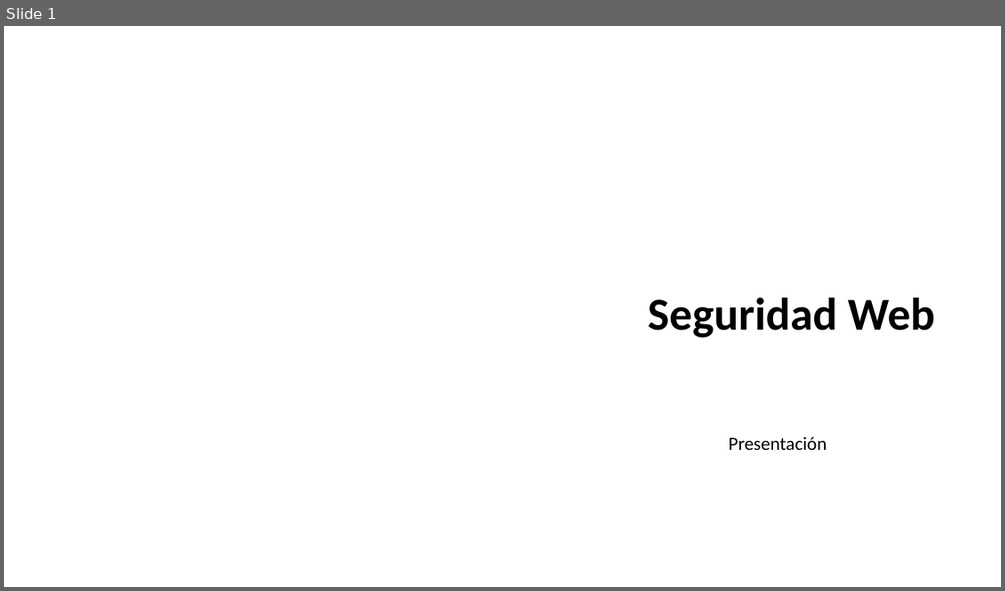
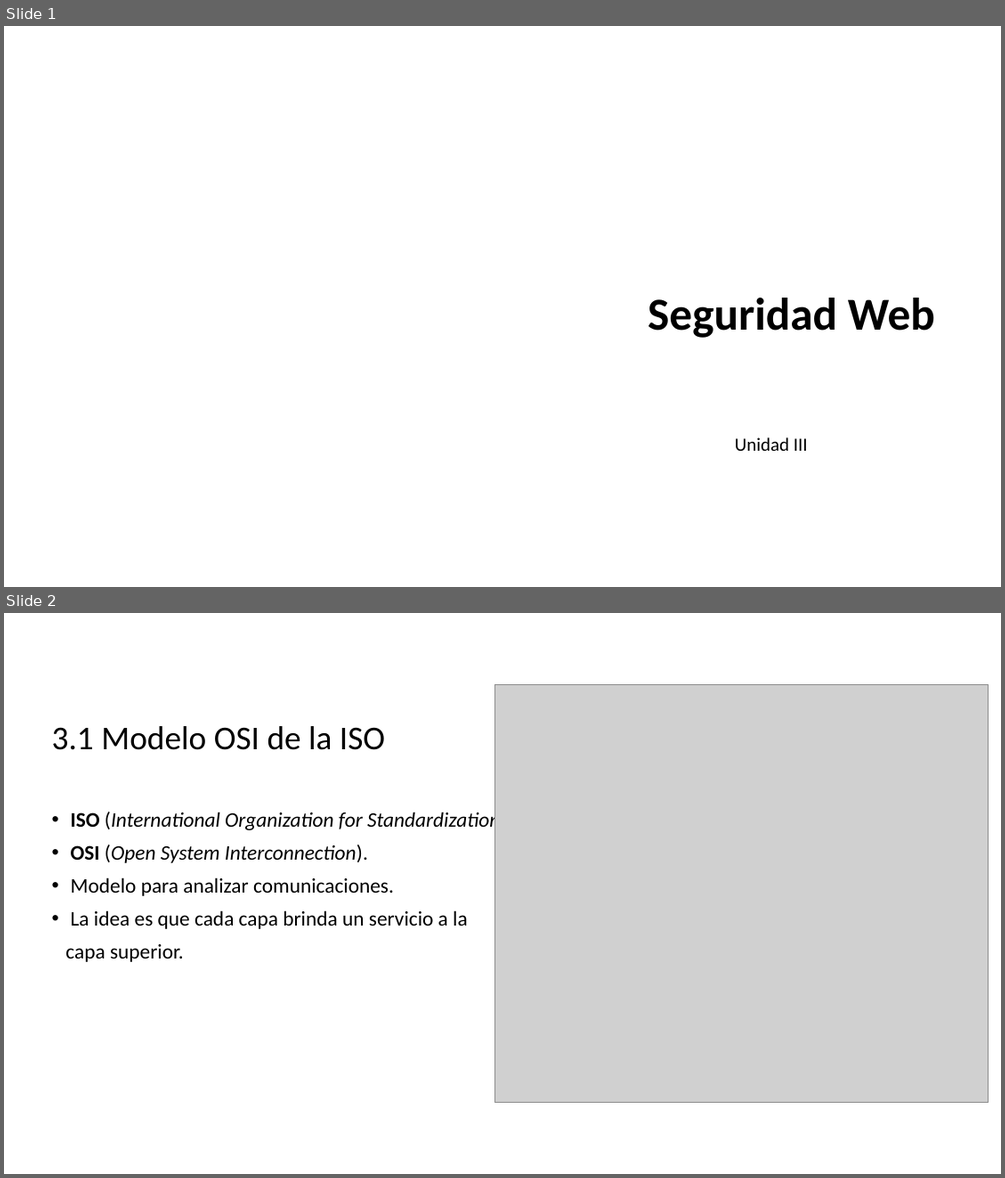
Before and after one commit to dcevallossalas/ITQ, a slide deck: Clases/Unidad3.pptx. Shown one above the other, each under a label of ours: slide 1 before the commit, slides 1 and 2 after it. The pictures are 1005x591 and 1005x1178 pixels, drawn with LibreOffice and Linux fonts; fonts in the diff are those of the drawing; grey boxes stand for pictures; background and template pictures are left out. Boxes give left, top, right and bottom in pixels: in the first picture for what was removed or moved away, otherwise in the second. Text is boxed around its words. In the diff, an @@ line names an element or a change of style, - is before the commit and + after.

Commit message:
Unidad 3
Unidad 3

```diff
--- a/Clases/Unidad3.pptx
+++ b/Clases/Unidad3.pptx
@@ slide 2 added at bbox=[4, 613, 1001, 1174], background picture (left out) @@
@@ picture added at bbox=[494, 684, 988, 1102] @@
@@ title added at bbox=[52, 726, 385, 750], 32 pt, text #000000 @@
+3.1 Modelo OSI de la ISO
@@ text added at bbox=[65, 810, 512, 962], 20 pt, text #000000 @@
+• ISO (International Organization for Standardization).
+• OSI (Open System Interconnection).
+• Modelo para analizar comunicaciones.
+• La idea es que cada capa brinda un servicio a la
+capa superior.
@@ slide 1 changed as well @@
@@ text at bbox=[735, 437, 808, 451]: text changed @@
-Presentación
+Unidad III
```
Also in this commit, not shown: 7 other slides added, 1 slide removed, 4 other files.
